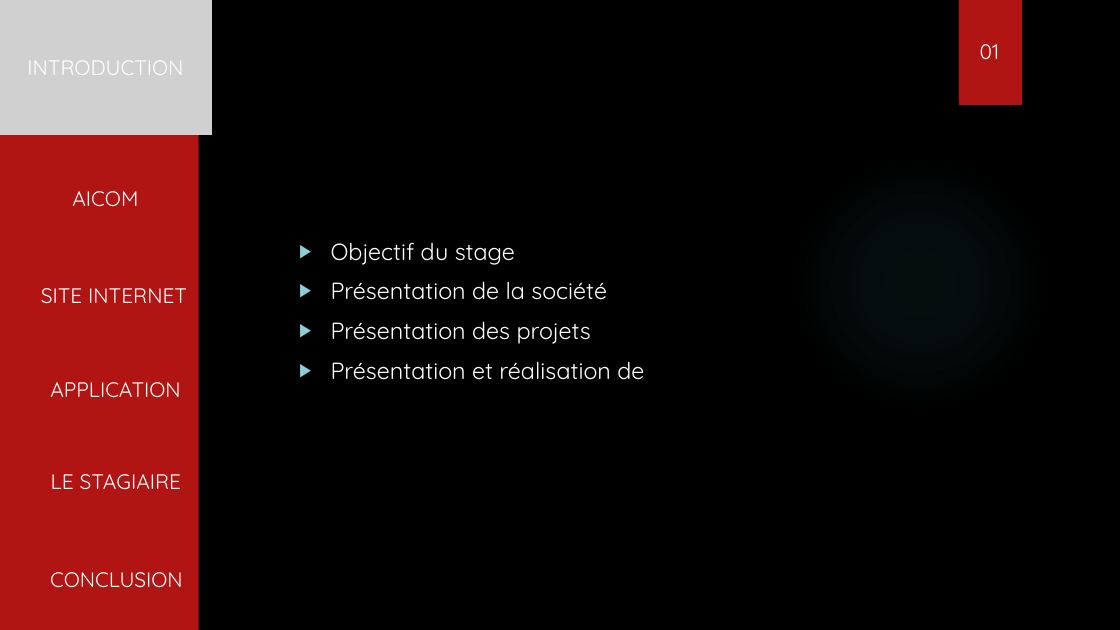
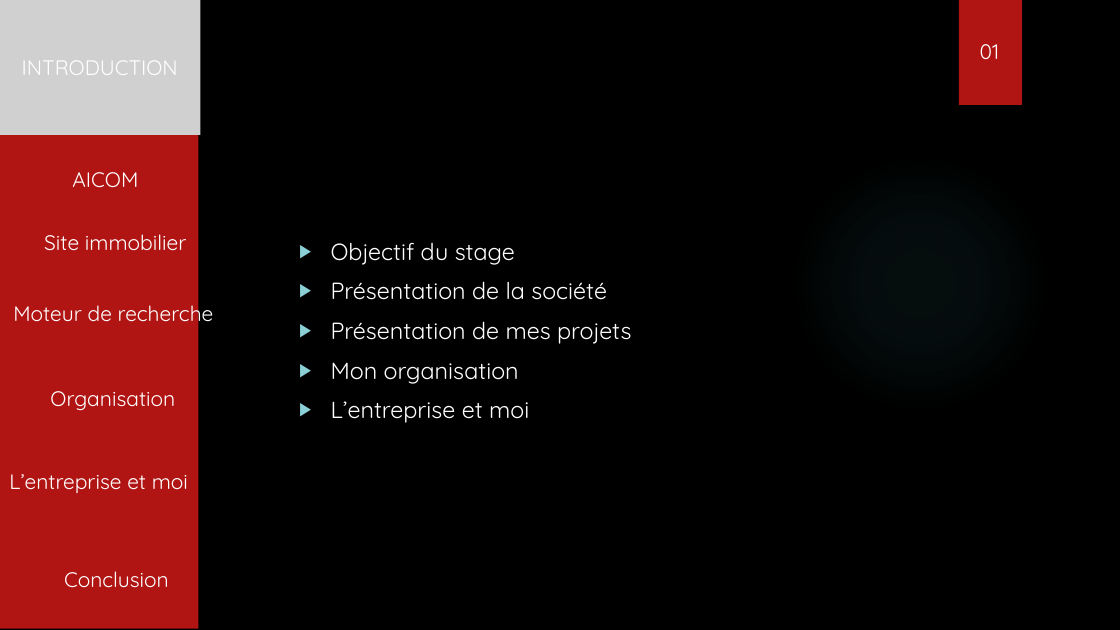
Before and after one commit to tochyvn/ma_banque_document, a slide deck: slide 2 of Aviaco france.pptx. Drawn at 1120x630 pixels with LibreOffice and Linux fonts; fonts in the diff are those of the drawing; grey boxes stand for pictures; background and template pictures are left out. Boxes give left, top, right and bottom in pixels: in the first picture for what was removed or moved away, otherwise in the second. Text is boxed around its words. In the diff, an @@ line names an element or a change of style, - is before the commit and + after.

```diff
--- a/Aviaco france.pptx
+++ b/Aviaco france.pptx
@@ picture "INTRODUCTION": place and size @@
-picture "INTRODUCTION" at box(0, 0, 213, 134)
+picture "INTRODUCTION" at box(0, 0, 201, 134)
@@ text "AICOM": place and size @@
-text "AICOM" at box(72, 191, 138, 207)
+text "AICOM" at box(72, 172, 138, 188)
@@ text at box(44, 234, 187, 250): text changed @@
-SITE INTERNET
+Site immobilier
@@ text at box(13, 300, 214, 327): text changed @@
-APPLICATION
+Moteur de recherche
@@ text at box(331, 321, 631, 423): text changed @@
-▶ Présentation des projets
-▶ Présentation et réalisation de
+▶ Présentation de mes projets
+▶ Mon organisation
+▶ L’entreprise et moi
@@ text added at box(50, 391, 175, 410), 18 pt, text #FFFFFF @@
+Organisation
@@ text at box(9, 474, 188, 493): text changed @@
-LE STAGIAIRE
+L’entreprise et moi
@@ text at box(64, 571, 169, 588): text changed @@
-CONCLUSION
+Conclusion
```
Also in this commit, not shown: 4 other slides changed.
